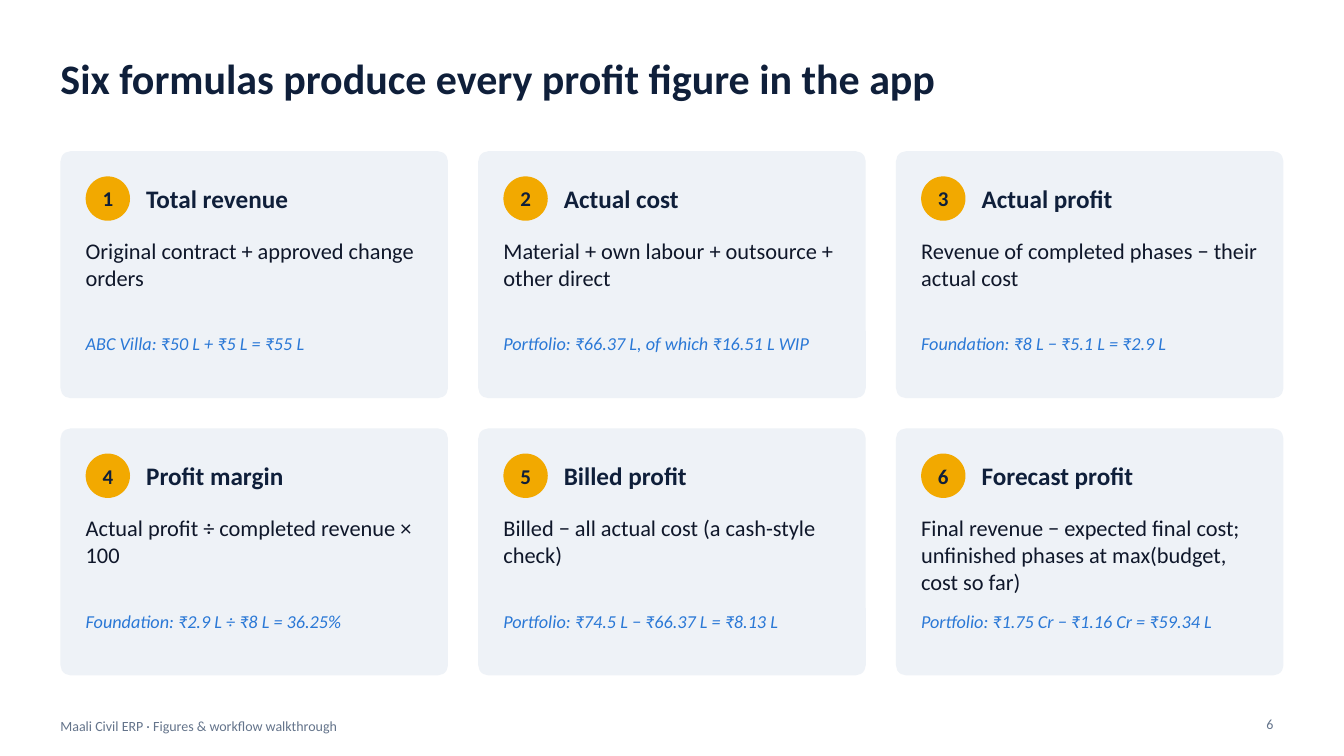
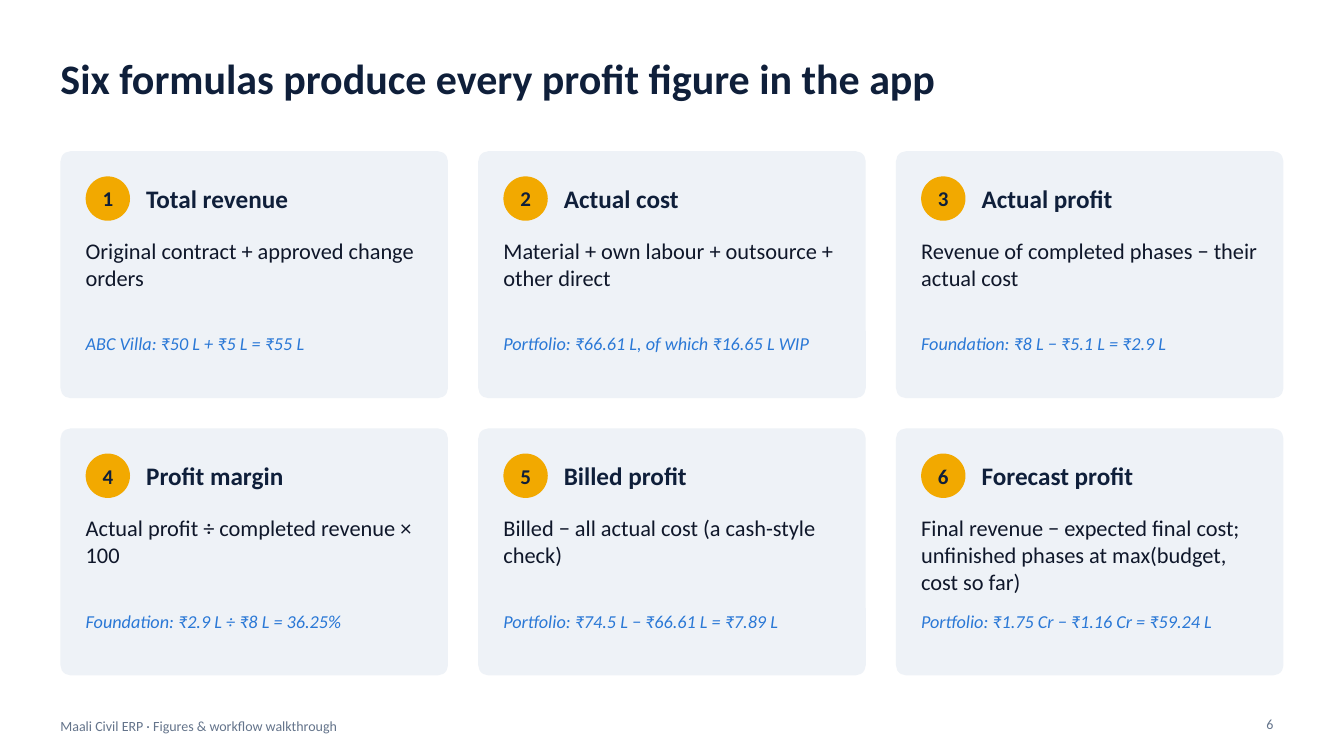
Before and after one commit to adetivedesk/Maali, a slide deck: slide 6 of docs/Maali_ERP_Figures_and_Workflow.pptx. Drawn at 1344x756 pixels with LibreOffice and Linux fonts; fonts in the diff are those of the drawing. Boxes give left, top, right and bottom in pixels: in the first picture for what was removed or moved away, otherwise in the second. Text is boxed around its words. In the diff, an @@ line names an element or a change of style, - is before the commit and + after.

```diff
--- a/docs/Maali_ERP_Figures_and_Workflow.pptx
+++ b/docs/Maali_ERP_Figures_and_Workflow.pptx
@@ text at [503,337,809,352]: text changed @@
-Portfolio: ₹66.37 L, of which ₹16.51 L WIP
+Portfolio: ₹66.61 L, of which ₹16.65 L WIP
@@ text at [503,615,778,628]: text changed @@
-Portfolio: ₹74.5 L − ₹66.37 L = ₹8.13 L
+Portfolio: ₹74.5 L − ₹66.61 L = ₹7.89 L
@@ text at [921,615,1212,628]: text changed @@
-Portfolio: ₹1.75 Cr − ₹1.16 Cr = ₹59.34 L
+Portfolio: ₹1.75 Cr − ₹1.16 Cr = ₹59.24 L
```
Also in this commit, not shown: 7 other slides changed, 13 other files.
